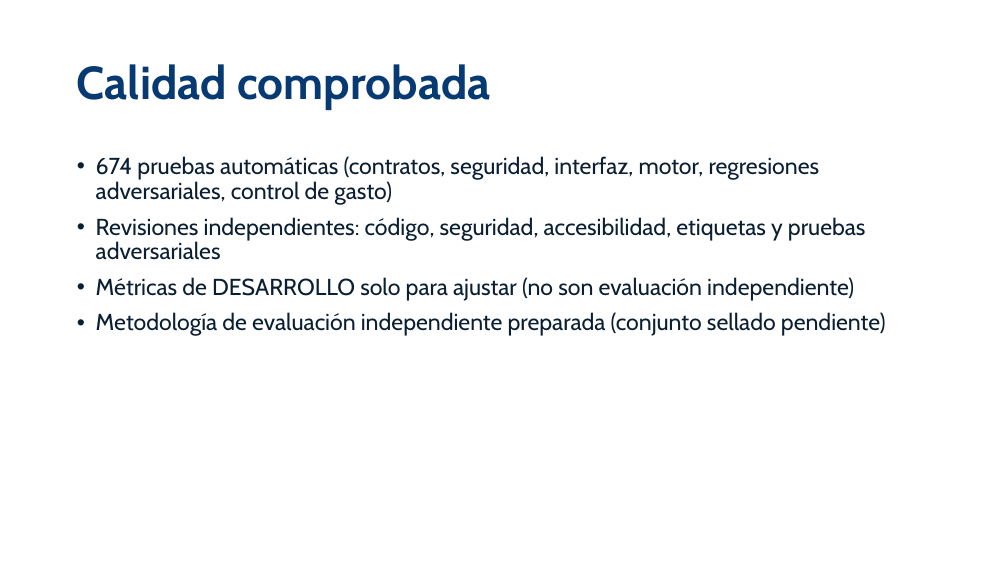
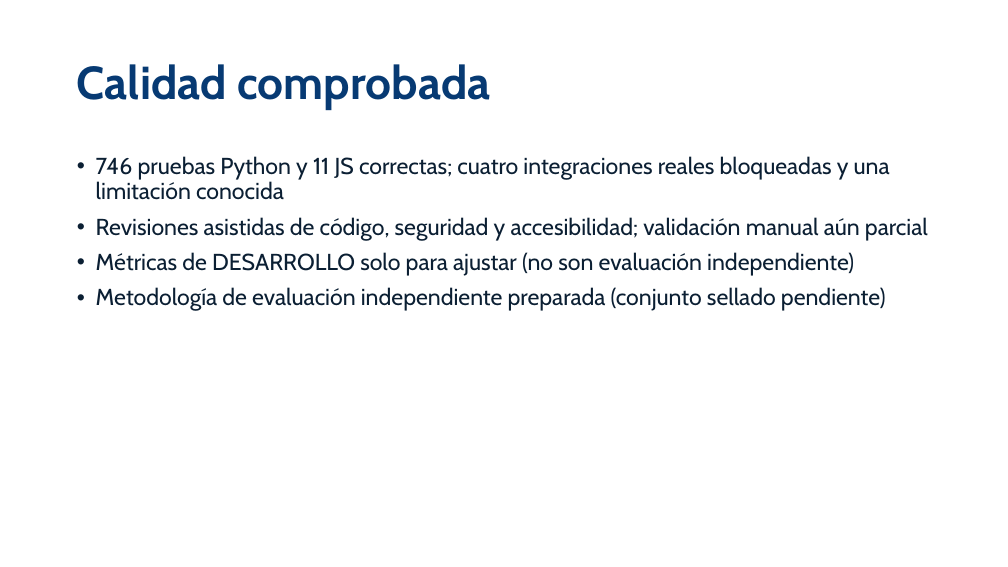
Before and after one commit to diegoalmajano/hackaton-finance-antifraude, a slide deck: slide 10 of docs/entrega/Presentacion_Asistente_Antifraude.pptx. Drawn at 1008x567 pixels with LibreOffice and Linux fonts; fonts in the diff are those of the drawing. Boxes give left, top, right and bottom in pixels: in the first picture for what was removed or moved away, otherwise in the second. Text is boxed around its words. In the diff, an @@ line names an element or a change of style, - is before the commit and + after.

Commit message:
feat: consolidate offline antifraud MVP and accessibility fixes
Correct bank mention attribution and flag direct executable links passively.
Preserve pending Gmail messages on explicit quota errors, tested with mocks.
Fix accessible status/error handling, full filenames and narrow risk labels.
Add synthetic EML demo fixtures and real loopback HTTP regression coverage.
Reconcile handoff, limitations, demo instructions, PDF and 12-slide deck.
Record the explicitly authorized private feat/fase-0 backup and safety review.

Validation: 746 Python passed, 4 real integrations skipped, 1 known xfail;
11 JavaScript tests passed. AI disabled, zero API budget, no real integrations.
Manual accessibility remains partial and deferred to the final phase.

```diff
--- a/docs/entrega/Presentacion_Asistente_Antifraude.pptx
+++ b/docs/entrega/Presentacion_Asistente_Antifraude.pptx
@@ text at (x1=96, y1=156, x2=928, y2=241): text changed @@
-• 674 pruebas automáticas (contratos, seguridad, interfaz, motor, regresiones adversariales, control de gasto)
-• Revisiones independientes: código, seguridad, accesibilidad, etiquetas y pruebas adversariales
+• 746 pruebas Python y 11 JS correctas; cuatro integraciones reales bloqueadas y una limitación conocida
+• Revisiones asistidas de código, seguridad y accesibilidad; validación manual aún parcial
```
Also in this commit, not shown: 3 other slides changed, 36 other files.
